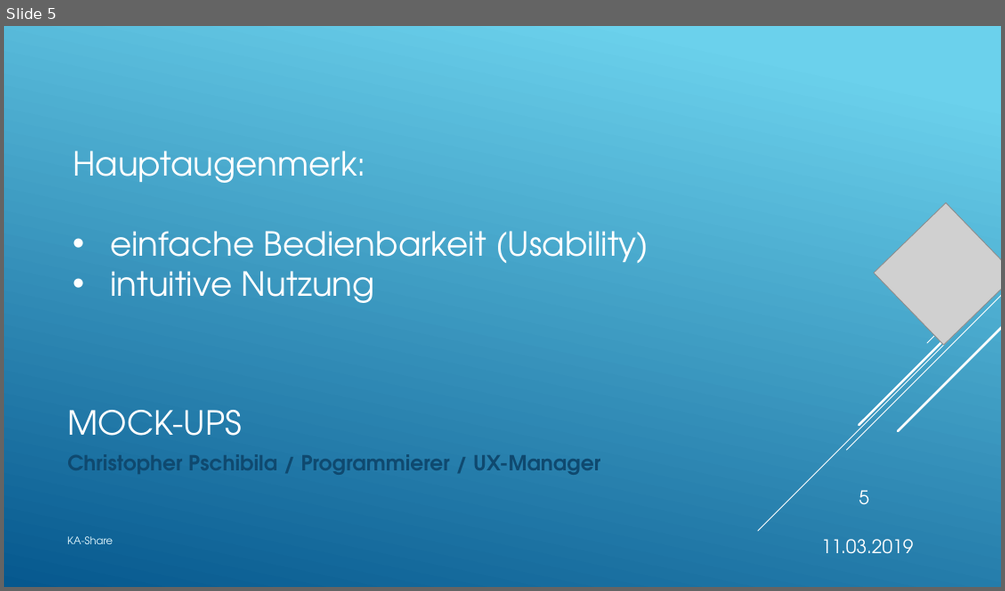
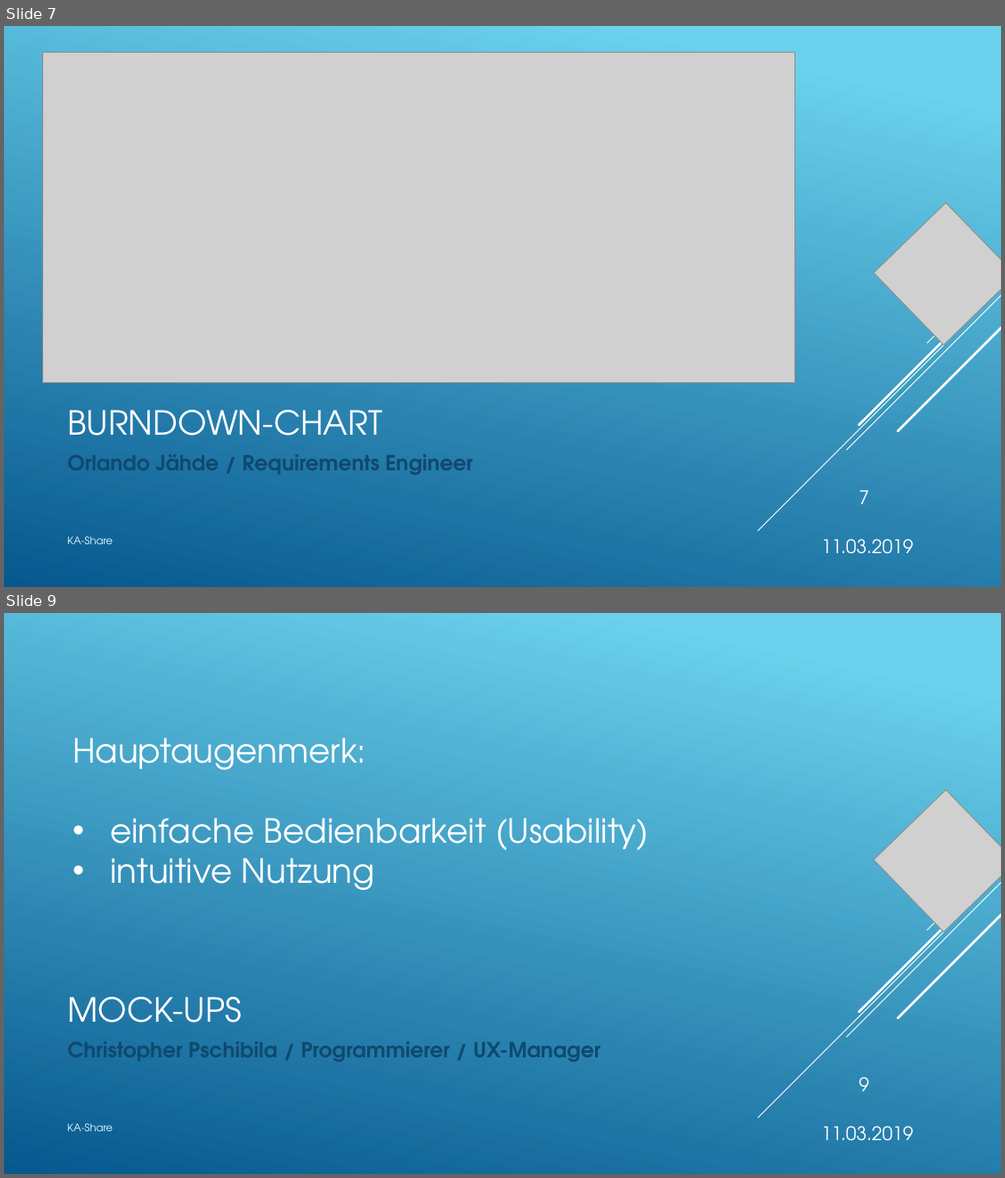
Before and after one commit to KanBen86/ProjektCarsharing, a slide deck: Präsentation/Statuspräsentation1.pptx. Shown one above the other, each under a label of ours: slide 5 before the commit, slides 7 and 9 after it; the slides between them are not shown. The pictures are 1005x591 and 1005x1178 pixels, drawn with LibreOffice and Linux fonts; fonts in the diff are those of the drawing; grey boxes stand for pictures. Boxes give left, top, right and bottom in pixels: in the first picture for what was removed or moved away, otherwise in the second. Text is boxed around its words. In the diff, an @@ line names an element or a change of style, - is before the commit and + after.

Commit message:
Update Statuspräsentation
Funktionale & Nicht-Funktionale Anforderungen sowie Burndown-Chart als Folie hinzugefügt

```diff
--- a/Präsentation/Statuspräsentation1.pptx
+++ b/Präsentation/Statuspräsentation1.pptx
@@ slide 7 added at (x1=4, y1=26, x2=1001, y2=587), background gradient #6ED2EB to #06588E; not listed: 5 template elements that a slide beside it also shows @@
@@ picture added at (x1=42, y1=52, x2=794, y2=382) @@
@@ picture added at (x1=874, y1=203, x2=1001, y2=345) @@
@@ title added at (x1=67, y1=410, x2=382, y2=435), 32 pt, text #FFFFFF @@
+BURNDOWN-CHART
@@ text added at (x1=67, y1=454, x2=473, y2=475), 20 pt, text #0F496F, bold @@
+Orlando Jähde / Requirements Engineer
@@ page number added at (x1=858, y1=490, x2=869, y2=504), 18 pt, text #FFFFFF @@
+7
@@ text added at (x1=67, y1=536, x2=113, y2=544), 10 pt, text #E4F8FD @@
+KA-Share
@@ text added at (x1=821, y1=539, x2=913, y2=554), 18 pt, text #FFFFFF @@
+11.03.2019
@@ what was slide 5 is now slide 9 @@
@@ page number at (x1=858, y1=1077, x2=869, y2=1091): text changed @@
-5
+9
```
Also in this commit, not shown: 1 slide changed, 3 other slides added.
